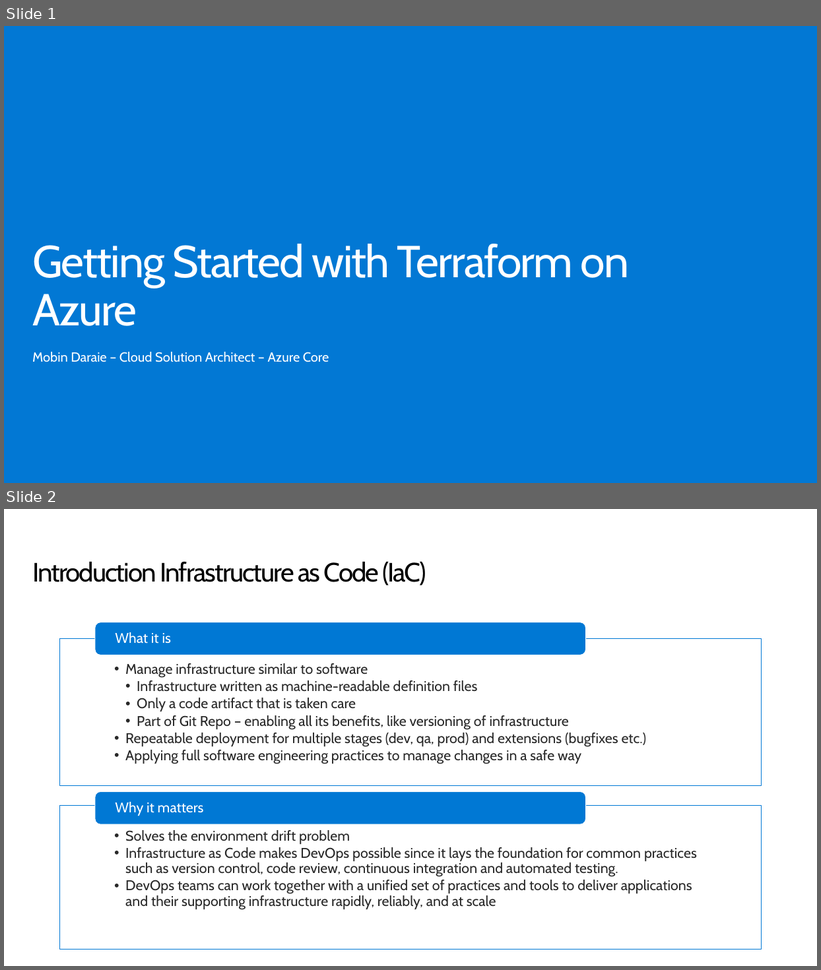
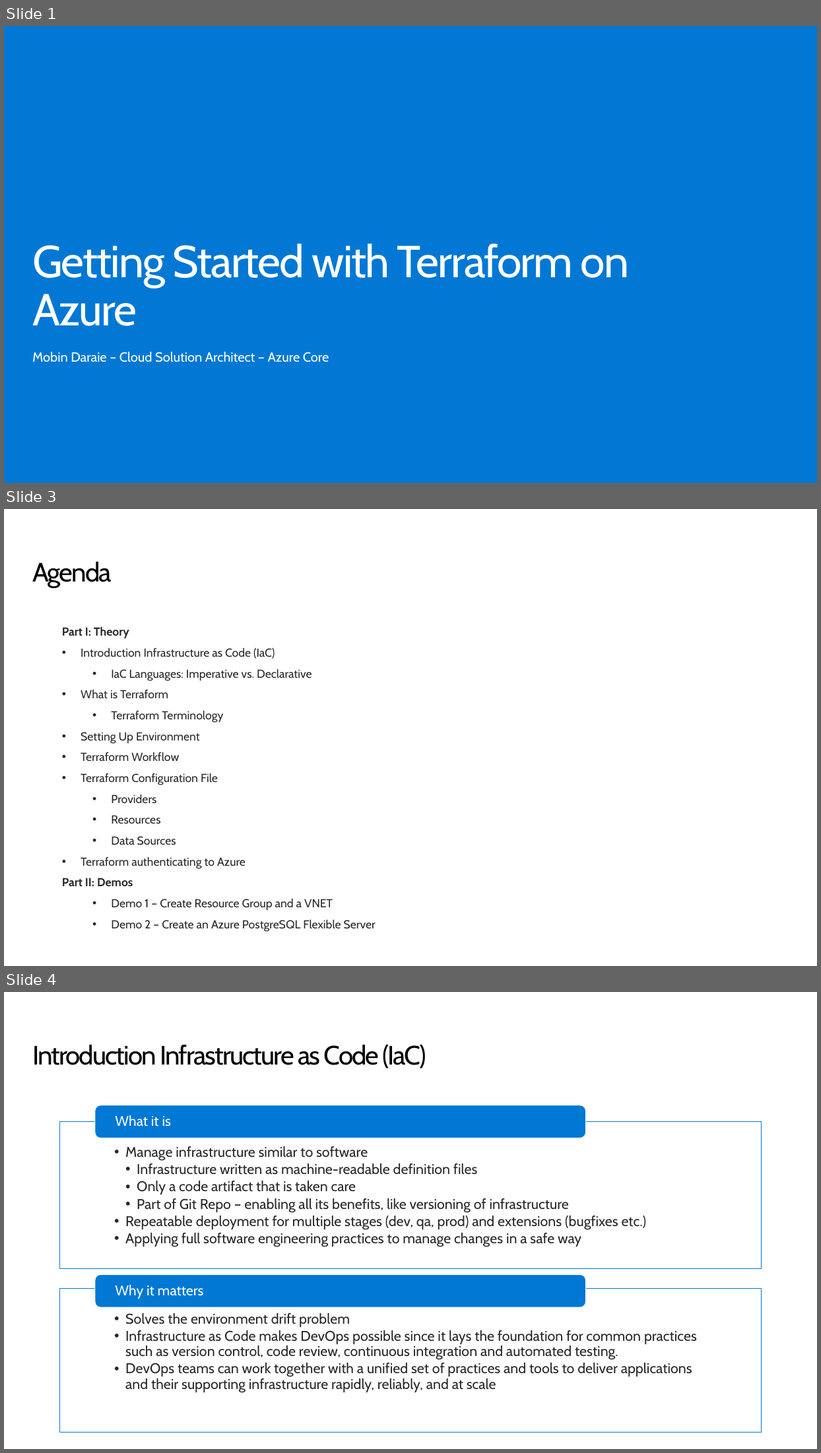
Before and after one commit to mobindaraie/Getting-Started-with-Terraform, a slide deck: Getting Started with Terraform Azure.pptx. Shown one above the other, each under a label of ours: slides 1 and 2 before the commit, slides 1, 3 and 4 after it; the slides between them are not shown. The pictures are 821x970 and 821x1453 pixels, drawn with LibreOffice and Linux fonts; fonts in the diff are those of the drawing; background and template pictures are left out. Boxes give left, top, right and bottom in pixels: in the first picture for what was removed or moved away, otherwise in the second. Text is boxed around its words. In the diff, an @@ line names an element or a change of style, - is before the commit and + after.

```diff
--- a/Getting Started with Terraform Azure.pptx
+++ b/Getting Started with Terraform Azure.pptx
@@ slide 3 added at (x1=4, y1=509, x2=817, y2=966), background #FFFFFF @@
@@ title added at (x1=32, y1=561, x2=112, y2=588), 32 pt, text #000000 @@
+Agenda
@@ text added at (x1=62, y1=626, x2=376, y2=931), 14 pt, text #282828 @@
+  Part I: Theory
+  • Introduction Infrastructure as Code (IaC)
+    • IaC Languages: Imperative vs. Declarative
+  • What is Terraform
+    • Terraform Terminology
+  • Setting Up Environment
+  • Terraform Workflow
+  • Terraform Configuration File
+    • Providers
+    • Resources
+    • Data Sources
+  • Terraform authenticating to Azure
+  Part II: Demos
+    • Demo 1 – Create Resource Group and a VNET
+    • Demo 2 – Create an Azure PostgreSQL Flexible Server
@@ what was slide 2 is now slide 4 @@
```
Also in this commit, not shown: 4 slides changed, 1 other slide added, 1 other file.
